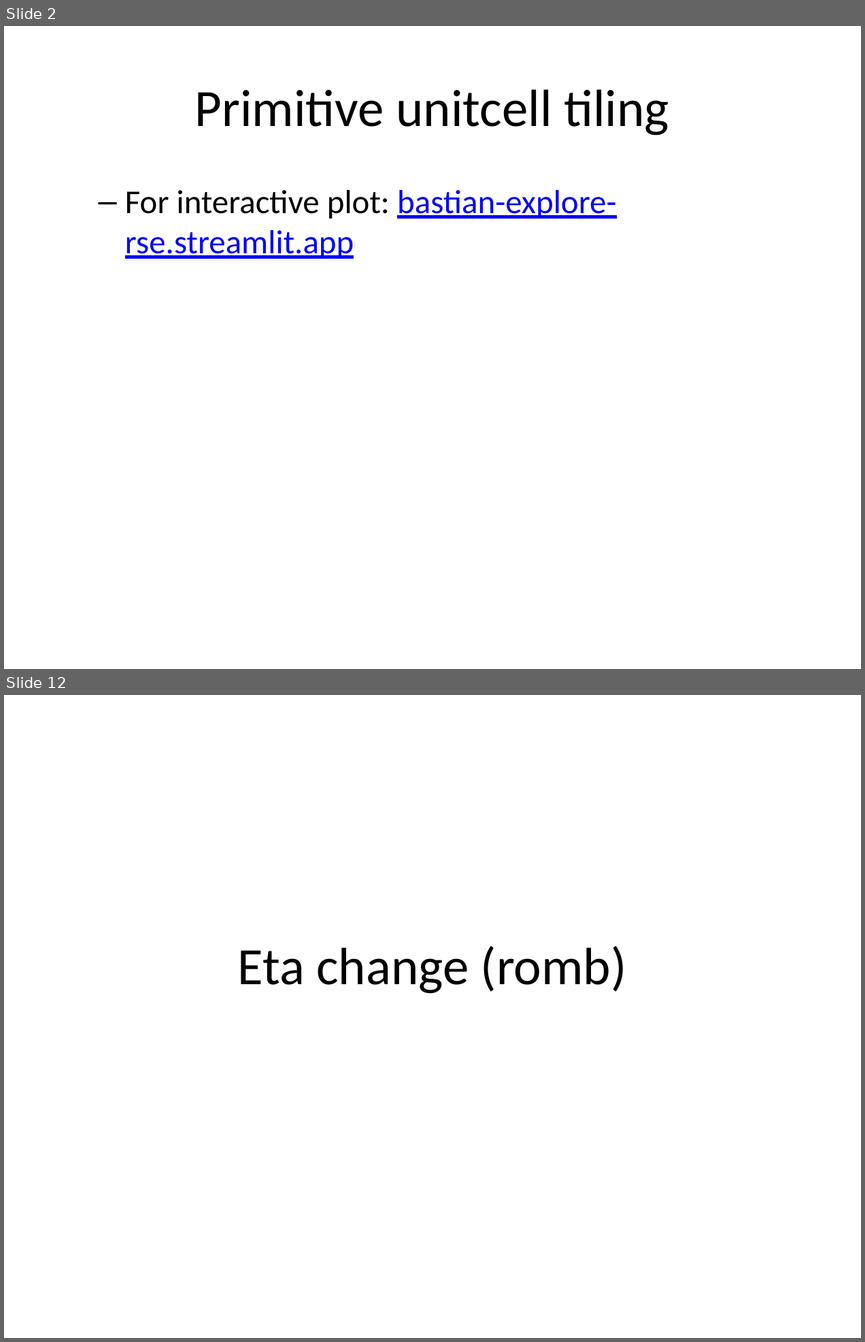
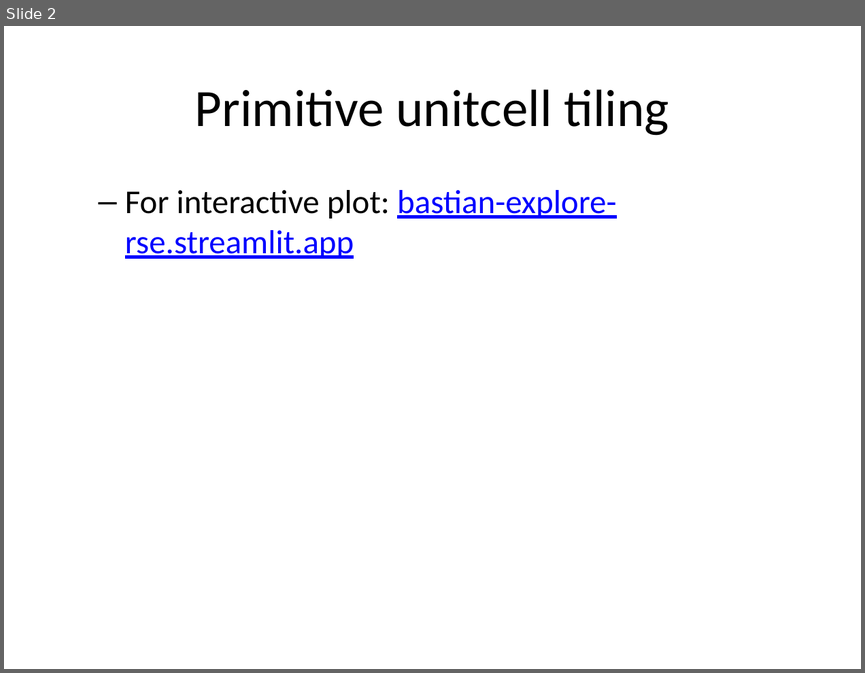
Before and after one commit to BastianValhoj/QTM-ML, a slide deck: meeting_notes/presentation.pptx. Shown one above the other, each under a label of ours: slides 2 and 12 before the commit, slide 2 after it; the slides between them are not shown. The pictures are 865x1342 and 865x673 pixels, drawn with LibreOffice and Linux fonts; fonts in the diff are those of the drawing. Boxes give left, top, right and bottom in pixels: in the first picture for what was removed or moved away, otherwise in the second. Text is boxed around its words. In the diff, an @@ line names an element or a change of style, - is before the commit and + after.

```diff
--- a/meeting_notes/presentation.pptx
+++ b/meeting_notes/presentation.pptx
@@ slide 12 removed at box(4, 695, 861, 1338), background #FFFFFF @@
@@ title removed at box(238, 946, 627, 994) @@
-Eta change (romb)
```
Also in this commit, not shown: 23 slides changed, 7 slides added, 1 other slide removed.
